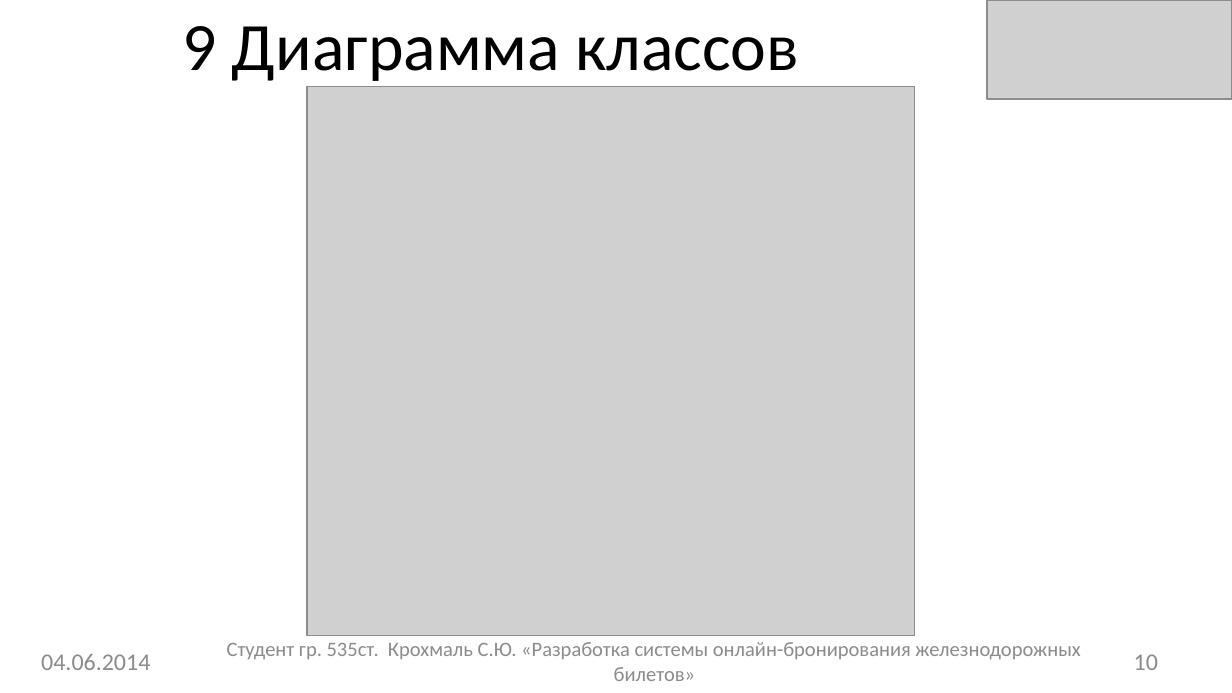
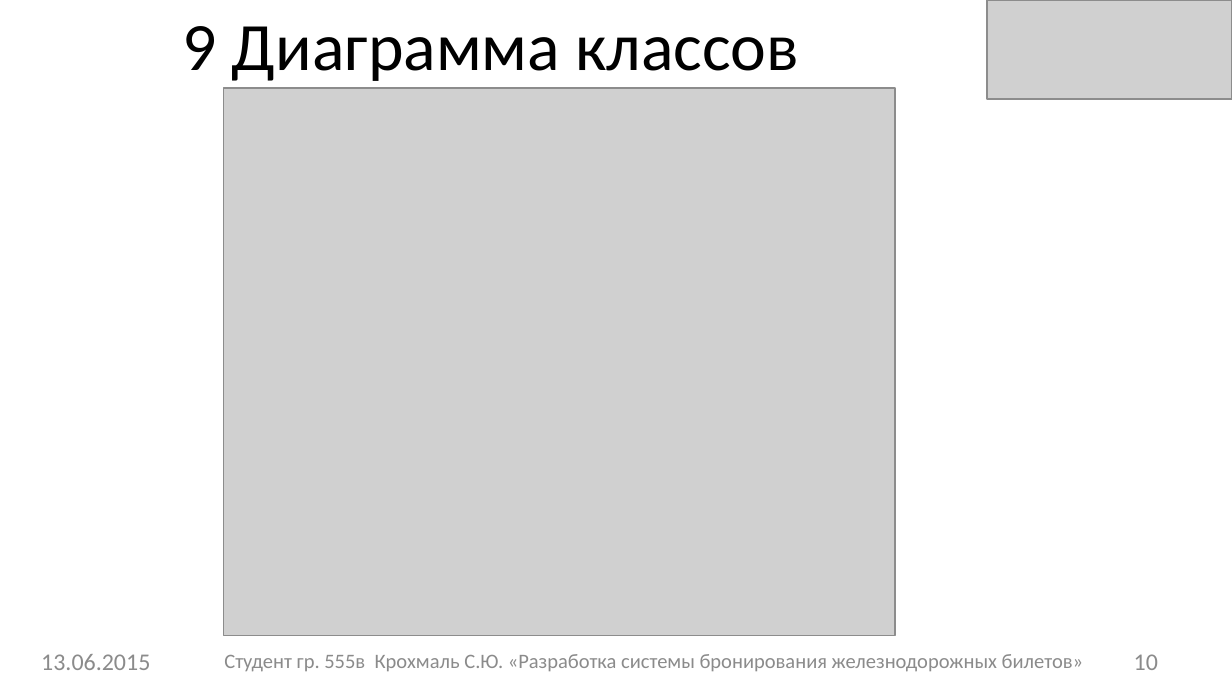
Before and after one commit to sergey-krokhmal/RailwayTicketBooking, a slide deck: slide 10 of Documentation/Презенташка.pptx. Drawn at 1232x693 pixels with LibreOffice and Linux fonts; fonts in the diff are those of the drawing; grey boxes stand for pictures. Boxes give left, top, right and bottom in pixels: in the first picture for what was removed or moved away, otherwise in the second. Text is boxed around its words. In the diff, an @@ line names an element or a change of style, - is before the commit and + after.

```diff
--- a/Documentation/Презенташка.pptx
+++ b/Documentation/Презенташка.pptx
@@ picture: place and size @@
-picture at [307,86,914,634]
+picture at [223,89,894,636]
@@ text at [41,654,150,670]: text changed @@
-04.06.2014
+13.06.2015
@@ text at [224,654,1083,672]: text changed @@
-Студент гр. 535ст. Крохмаль С.Ю. «Разработка системы онлайн-бронирования железнодорожных билетов»
+Студент гр. 555в Крохмаль С.Ю. «Разработка системы бронирования железнодорожных билетов»
```
Also in this commit, not shown: 14 other slides changed, 1 slide added, 2 slides removed, 26 other files.
